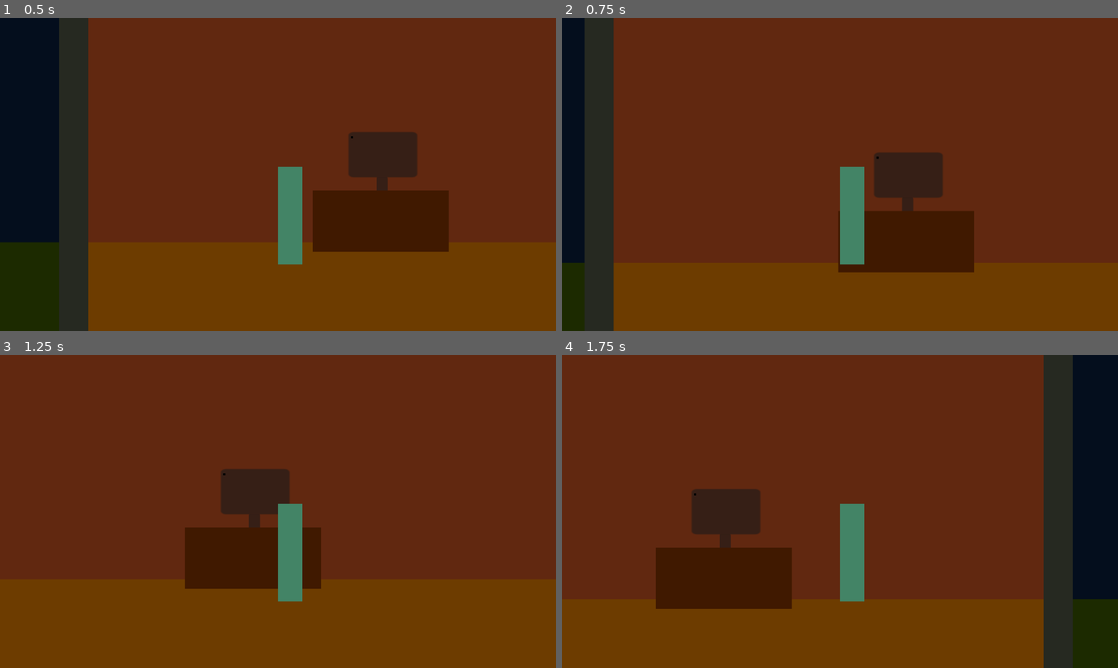
Above: before the commit, frames 1-4 (two rows, left to right).
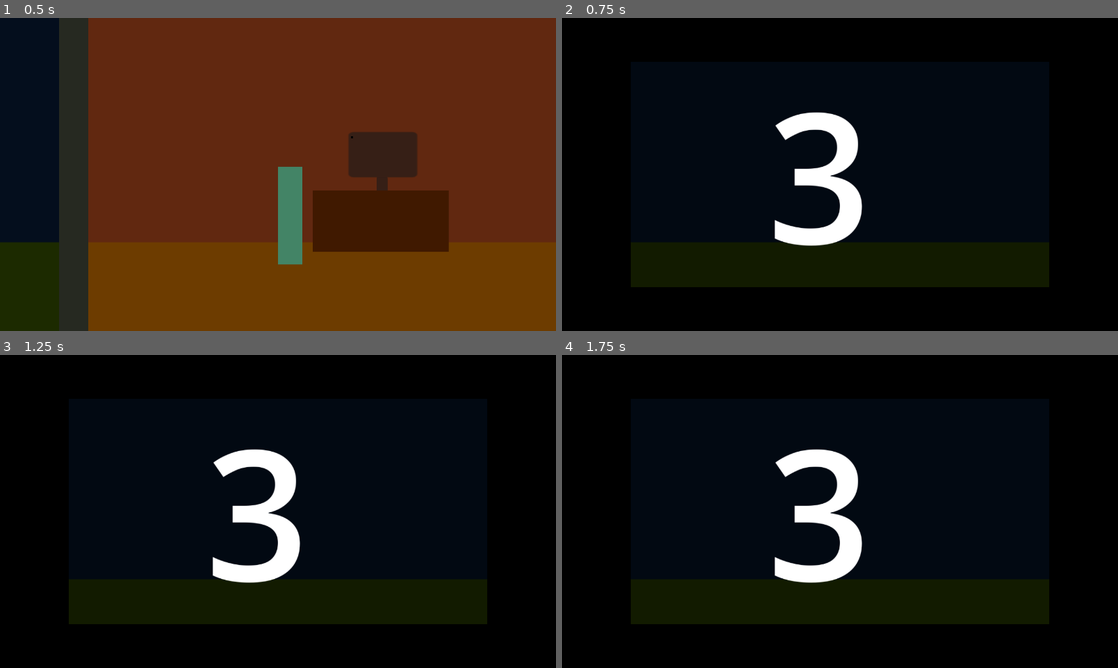
Above: after the commit, the same moments.

Repository: NileKnight1/the-graves
Game: Godot game, scene res://scenes/game.tscn
The game is run twice, just before and just after one commit, with the same random seed, the same clock (stepped at 60 frames per second) and the same inputs. The project has no main scene, so this scene is started directly. Video files are missing from this copy of the repository; at most half a second of black plays in their place.
Inputs (mouse positions are in pixels of both pictures, inside the frame that each line leads up to):
- Up to frame 1 (0.5 s): no input
- Up to frame 2 (0.75 s): tap Enter (ui_accept) at 0.5 s; move the mouse to (962, 158) at 0.52 s; hold D (right) from 0.53 s (still down); tap E (interact) at 0.6 s; click (962, 158) at 0.67 s
- Up to frame 3 (1.25 s): keep holding D (right); tap Enter (ui_accept) at 0.77 s
- Up to frame 4 (1.75 s): keep holding D (right); move the mouse to (728, 527) at 1.27 s; tap E (interact) at 1.35 s; tap Enter (ui_accept) at 1.52 s

Frame 1 is identical in both runs. In frame 2, 100% of the frame differs, in the area x 0-100%, y 0-100%; in frame 3, 100%; in frame 4, 100%.

Commit message:
i added the camera system, 4 cameras watching the two halves of the graves, they're working so gooood

Diff:
--- a/scenes/game.tscn
+++ b/scenes/game.tscn
@@ -1,5 +1,6 @@
 [gd_scene format=3 uid="uid://rvivq0xx8k4y"]
 
+[ext_resource type="Script" uid="uid://chwnt2iey800b" path="res://scripts/game.gd" id="1_lnu2h"]
 [ext_resource type="PackedScene" uid="uid://cfj564wppea61" path="res://scenes/temp_player.tscn" id="1_uwrxv"]
 [ext_resource type="VideoStream" uid="uid://cho7udnr6dowp" path="res://assets/27519-364430915.ogv" id="2_yqjtg"]
 
@@ -20,11 +21,14 @@
 [sub_resource type="StyleBoxFlat" id="StyleBoxFlat_lbhrr"]
 bg_color = Color(0.10980392, 0.16470589, 0, 1)
 
+[sub_resource type="RectangleShape2D" id="RectangleShape2D_lbhrr"]
+size = Vector2(256, 247)
+
 [sub_resource type="StyleBoxFlat" id="StyleBoxFlat_iywne"]
 bg_color = Color(0.1504, 0.16, 0.1312, 1)
 
 [sub_resource type="StyleBoxFlat" id="StyleBoxFlat_u5sy4"]
-bg_color = Color(0, 0, 0, 0.24313726)
+bg_color = Color(0, 0, 0, 0.36078432)
 border_width_left = 5
 border_width_top = 5
 border_width_right = 5
@@ -32,15 +36,18 @@
 border_color = Color(0, 0, 0, 1)
 
 [node name="game" type="Node2D" unique_id=275808026]
-
-[node name="StaticBody2D" type="StaticBody2D" parent="." unique_id=1747960841]
-
-[node name="CollisionShape2D" type="CollisionShape2D" parent="StaticBody2D" unique_id=314312543]
+script = ExtResource("1_lnu2h")
+
+[node name="map behind" type="Node2D" parent="." unique_id=244122935]
+
+[node name="StaticBody2D" type="StaticBody2D" parent="map behind" unique_id=1747960841]
+
+[node name="CollisionShape2D" type="CollisionShape2D" parent="map behind/StaticBody2D" unique_id=314312543]
 shape = SubResource("WorldBoundaryShape2D_uwrxv")
 
-[node name="room" type="Node2D" parent="." unique_id=1162011081]
-
-[node name="Panel7" type="Panel" parent="room" unique_id=1055698226]
+[node name="room" type="Node2D" parent="map behind" unique_id=1162011081]
+
+[node name="Panel7" type="Panel" parent="map behind/room" unique_id=1055698226]
 offset_left = -557.0
 offset_top = -501.0
 offset_right = -517.0
@@ -48,7 +55,7 @@
 scale = Vector2(26.425932, 15.5872555)
 theme_override_styles/panel = SubResource("StyleBoxFlat_uwrxv")
 
-[node name="Panel8" type="Panel" parent="room" unique_id=438262776]
+[node name="Panel8" type="Panel" parent="map behind/room" unique_id=438262776]
 offset_left = -561.0
 offset_top = -38.0
 offset_right = -521.0
@@ -56,23 +63,23 @@
 scale = Vector2(26.526041, 5.0682054)
 theme_override_styles/panel = SubResource("StyleBoxFlat_yqjtg")
 
-[node name="desk" type="Node2D" parent="room" unique_id=107007237]
-
-[node name="Panel" type="Panel" parent="room/desk" unique_id=669034379]
+[node name="desk" type="Node2D" parent="map behind/room" unique_id=107007237]
+
+[node name="Panel" type="Panel" parent="map behind/room/desk" unique_id=669034379]
 offset_left = -101.0
 offset_top = -219.0
 offset_right = -61.0
 offset_bottom = -179.0
 scale = Vector2(2.8258097, 1.8585278)
 
-[node name="Panel3" type="Panel" parent="room/desk" unique_id=1614876504]
+[node name="Panel3" type="Panel" parent="map behind/room/desk" unique_id=1614876504]
 offset_left = -55.0
 offset_top = -145.0
 offset_right = -15.0
 offset_bottom = -110.67136
 scale = Vector2(0.4616159, 1.0579492)
 
-[node name="Panel2" type="Panel" parent="room/desk" unique_id=339906909]
+[node name="Panel2" type="Panel" parent="map behind/room/desk" unique_id=339906909]
 offset_left = -160.0
 offset_top = -123.00002
 offset_right = -120.0
@@ -80,7 +87,7 @@
 scale = Vector2(5.595381, 2.523438)
 theme_override_styles/panel = SubResource("StyleBoxFlat_p57ef")
 
-[node name="VideoStreamPlayer" type="VideoStreamPlayer" parent="room/desk" unique_id=519414229]
+[node name="VideoStreamPlayer" type="VideoStreamPlayer" parent="map behind/room/desk" unique_id=519414229]
 offset_left = -97.0
 offset_top = -212.0
 offset_right = 1823.0
@@ -90,10 +97,10 @@
 autoplay = true
 loop = true
 
-[node name="out_left" type="Node2D" parent="." unique_id=2087284646]
+[node name="out_left" type="Node2D" parent="map behind" unique_id=2087284646]
 position = Vector2(-3296, 0)
 
-[node name="Panel" type="Panel" parent="out_left" unique_id=354868027]
+[node name="Panel" type="Panel" parent="map behind/out_left" unique_id=354868027]
 offset_left = 500.0
 offset_top = -520.0
 offset_right = 558.08636
@@ -101,7 +108,7 @@
 scale = Vector2(38.873165, 8.967383)
 theme_override_styles/panel = SubResource("StyleBoxFlat_lnu2h")
 
-[node name="Panel2" type="Panel" parent="out_left" unique_id=1651635830]
+[node name="Panel2" type="Panel" parent="map behind/out_left" unique_id=1651635830]
 offset_left = 500.0
 offset_top = -38.0
 offset_right = 595.6814
@@ -109,9 +116,9 @@
 scale = Vector2(23.588701, 5.044758)
 theme_override_styles/panel = SubResource("StyleBoxFlat_lbhrr")
 
-[node name="out_right" type="Node2D" parent="." unique_id=1672557119]
-
-[node name="Panel" type="Panel" parent="out_right" unique_id=136629081]
+[node name="out_right" type="Node2D" parent="map behind" unique_id=1672557119]
+
+[node name="Panel" type="Panel" parent="map behind/out_right" unique_id=136629081]
 offset_left = 500.0
 offset_top = -520.0
 offset_right = 558.08636
@@ -119,7 +126,7 @@
 scale = Vector2(38.873165, 8.967383)
 theme_override_styles/panel = SubResource("StyleBoxFlat_lnu2h")
 
-[node name="Panel2" type="Panel" parent="out_right" unique_id=1805033499]
+[node name="Panel2" type="Panel" parent="map behind/out_right" unique_id=1805033499]
 offset_left = 500.0
 offset_top = -38.0
 offset_right = 595.6814
@@ -127,16 +134,24 @@
 scale = Vector2(23.588701, 5.044758)
 theme_override_styles/panel = SubResource("StyleBoxFlat_lbhrr")
 
-[node name="CharacterBody2D" parent="." unique_id=312059141 instance=ExtResource("1_uwrxv")]
+[node name="cams" type="Area2D" parent="map behind" unique_id=149070780]
+
+[node name="CollisionShape2D" type="CollisionShape2D" parent="map behind/cams" unique_id=79845045]
+position = Vector2(-49, -123.5)
+shape = SubResource("RectangleShape2D_lbhrr")
+
+[node name="player" parent="." unique_id=312059141 instance=ExtResource("1_uwrxv")]
 position = Vector2(-217, -41)
 
-[node name="Camera2D" type="Camera2D" parent="CharacterBody2D" unique_id=1735474666]
+[node name="Camera2D" type="Camera2D" parent="player" unique_id=1735474666]
 position = Vector2(0, -110)
 zoom = Vector2(1.4, 1.4)
 
-[node name="pillars" type="Node2D" parent="." unique_id=958760139]
-
-[node name="Panel3" type="Panel" parent="pillars" unique_id=374508602]
+[node name="map above" type="Node2D" parent="." unique_id=491991416]
+
+[node name="pillars" type="Node2D" parent="map above" unique_id=958760139]
+
+[node name="Panel3" type="Panel" parent="map above/pillars" unique_id=374508602]
 offset_left = 1626.0001
 offset_top = -520.0
 offset_right = 1721.6815
@@ -144,7 +159,7 @@
 scale = Vector2(0.50030106, 14.6858015)
 theme_override_styles/panel = SubResource("StyleBoxFlat_iywne")
 
-[node name="Panel6" type="Panel" parent="pillars" unique_id=547559252]
+[node name="Panel6" type="Panel" parent="map above/pillars" unique_id=547559252]
 offset_left = -1700.9999
 offset_top = -520.0
 offset_right = -1605.3185
@@ -152,7 +167,7 @@
 scale = Vector2(0.50030106, 14.6858015)
 theme_override_styles/panel = SubResource("StyleBoxFlat_iywne")
 
-[node name="Panel4" type="Panel" parent="pillars" unique_id=174311165]
+[node name="Panel4" type="Panel" parent="map above/pillars" unique_id=174311165]
 offset_left = 478.00012
 offset_top = -497.0
 offset_right = 573.6815
@@ -160,7 +175,7 @@
 scale = Vector2(0.50030106, 14.6858015)
 theme_override_styles/panel = SubResource("StyleBoxFlat_iywne")
 
-[node name="Panel5" type="Panel" parent="pillars" unique_id=1231218338]
+[node name="Panel5" type="Panel" parent="map above/pillars" unique_id=1231218338]
 offset_left = -577.0
 offset_top = -493.0
 offset_right = -481.3186
@@ -168,58 +183,98 @@
 scale = Vector2(0.50030106, 14.6858015)
 theme_override_styles/panel = SubResource("StyleBoxFlat_iywne")
 
-[node name="cam1" type="Camera2D" parent="." unique_id=1415543043]
-visible = false
+[node name="cams" type="Node2D" parent="map above" unique_id=1532539359]
+visible = false
+
+[node name="cam1" type="Camera2D" parent="map above/cams" unique_id=17834343]
+visible = false
+position = Vector2(-2268, -203)
+scale = Vector2(1.1116455, 1.0247914)
+enabled = false
+zoom = Vector2(0.945, 0.945)
+
+[node name="Panel" type="Panel" parent="map above/cams/cam1" unique_id=1747418563]
+offset_left = -609.0072
+offset_top = -371.783
+offset_right = -568.35046
+offset_bottom = -336.2483
+scale = Vector2(29.958494, 20.92507)
+theme_override_styles/panel = SubResource("StyleBoxFlat_u5sy4")
+
+[node name="cam2" type="Camera2D" parent="map above/cams" unique_id=21652491]
+visible = false
+position = Vector2(-1110, -203)
+scale = Vector2(1.1116455, 1.0247914)
+enabled = false
+zoom = Vector2(0.945, 0.945)
+
+[node name="Panel" type="Panel" parent="map above/cams/cam2" unique_id=1368386600]
+offset_left = -609.0072
+offset_top = -371.783
+offset_right = -568.35046
+offset_bottom = -336.2483
+scale = Vector2(29.958494, 20.92507)
+theme_override_styles/panel = SubResource("StyleBoxFlat_u5sy4")
+
+[node name="cam3" type="Camera2D" parent="map above/cams" unique_id=1415543043]
 position = Vector2(1089, -203)
 scale = Vector2(1.1116455, 1.0247914)
 zoom = Vector2(0.945, 0.945)
 
-[node name="Panel" type="Panel" parent="cam1" unique_id=43199726]
-offset_left = -609.0072
-offset_top = -371.783
-offset_right = -568.35046
-offset_bottom = -336.2483
-scale = Vector2(29.958494, 20.92507)
-theme_override_styles/panel = SubResource("StyleBoxFlat_u5sy4")
-
-[node name="cam2" type="Camera2D" parent="." unique_id=1597009136]
+[node name="Panel" type="Panel" parent="map above/cams/cam3" unique_id=43199726]
+offset_left = -609.0072
+offset_top = -371.783
+offset_right = -568.35046
+offset_bottom = -336.2483
+scale = Vector2(29.958494, 20.92507)
+theme_override_styles/panel = SubResource("StyleBoxFlat_u5sy4")
+
+[node name="cam4" type="Camera2D" parent="map above/cams" unique_id=1597009136]
 visible = false
 position = Vector2(2247, -203)
 scale = Vector2(1.1116455, 1.0247914)
-zoom = Vector2(0.945, 0.945)
-
-[node name="Panel" type="Panel" parent="cam2" unique_id=793704025]
-offset_left = -609.0072
-offset_top = -371.783
-offset_right = -568.35046
-offset_bottom = -336.2483
-scale = Vector2(29.958494, 20.92507)
-theme_override_styles/panel = SubResource("StyleBoxFlat_u5sy4")
-
-[node name="cam3" type="Camera2D" parent="." unique_id=17834343]
-visible = false
-position = Vector2(-2268, -203)
-scale = Vector2(1.1116455, 1.0247914)
-zoom = Vector2(0.945, 0.945)
-
-[node name="Panel" type="Panel" parent="cam3" unique_id=1747418563]
-offset_left = -609.0072
-offset_top = -371.783
-offset_right = -568.35046
-offset_bottom = -336.2483
-scale = Vector2(29.958494, 20.92507)
-theme_override_styles/panel = SubResource("StyleBoxFlat_u5sy4")
-
-[node name="cam4" type="Camera2D" parent="." unique_id=21652491]
-visible = false
-position = Vector2(-1110, -203)
-scale = Vector2(1.1116455, 1.0247914)
-zoom = Vector2(0.945, 0.945)
-
-[node name="Panel" type="Panel" parent="cam4" unique_id=1368386600]
-offset_left = -609.0072
-offset_top = -371.783
-offset_right = -568.35046
-offset_bottom = -336.2483
-scale = Vector2(29.958494, 20.92507)
-theme_override_styles/panel = SubResource("StyleBoxFlat_u5sy4")
+enabled = false
+zoom = Vector2(0.945, 0.945)
+
+[node name="Panel" type="Panel" parent="map above/cams/cam4" unique_id=793704025]
+offset_left = -609.0072
+offset_top = -371.783
+offset_right = -568.35046
+offset_bottom = -336.2483
+scale = Vector2(29.958494, 20.92507)
+theme_override_styles/panel = SubResource("StyleBoxFlat_u5sy4")
+
+[node name="Label" type="Label" parent="." unique_id=1393938292]
+offset_left = -2485.0
+offset_top = -495.0
+offset_right = -2233.0
+offset_bottom = 107.0
+theme_override_font_sizes/font_size = 441
+text = "1"
+
+[node name="Label2" type="Label" parent="." unique_id=1760862942]
+offset_left = -1490.0
+offset_top = -539.0
+offset_right = -1238.0
+offset_bottom = 63.0
+theme_override_font_sizes/font_size = 441
+text = "2"
+
+[node name="Label3" type="Label" parent="." unique_id=1617534776]
+offset_left = 912.0
+offset_top = -506.0
+offset_right = 1164.0
+offset_bottom = 96.0
+theme_override_font_sizes/font_size = 441
+text = "3"
+
+[node name="Label4" type="Label" parent="." unique_id=408451300]
+offset_left = 1936.0
+offset_top = -584.0
+offset_right = 2188.0
+offset_bottom = 18.0
+theme_override_font_sizes/font_size = 441
+text = "4"
+
+[connection signal="body_entered" from="map behind/cams" to="." method="_on_cams_body_entered"]
+[connection signal="body_exited" from="map behind/cams" to="." method="_on_cams_body_exited"]
--- /dev/null
+++ b/scripts/game.gd
@@ -0,0 +1,51 @@
+extends Node2D
+
+
+
+func _ready() -> void:
+	pass # Replace with function body.
+
+func _process(delta: float) -> void:
+	if Input.is_action_just_pressed("interact"):
+		if computer_area:
+			#$"map above/cams/cam1".visible = 1
+			$player/Camera2D.enabled = 0
+			$"map above/cams".visible = 1
+
+
+			computer_opened = 1
+
+	#print(computer_opened)
+	if computer_opened:
+		$"map above/cams".get_child(opened_cam-1).visible = 0
+		$"map above/cams".get_child(opened_cam-1).enabled = 0
+
+		if Input.is_action_just_pressed("left"):
+			print("hi")
+			opened_cam -= 1
+			if opened_cam == 0:
+				opened_cam = 4
+
+		if Input.is_action_just_pressed("right"):
+			print("ih")
+			opened_cam += 1
+			if opened_cam == 5:
+				opened_cam = 1
+
+		$"map above/cams".get_child(opened_cam-1).visible = 1
+		$"map above/cams".get_child(opened_cam-1).enabled = 1
+
+
+
+
+var computer_area = 0
+var computer_opened = 0
+var opened_cam = 3
+
+
+func _on_cams_body_entered(body: Node2D) -> void:
+	if body == $player:
+		computer_area = 1
+func _on_cams_body_exited(body: Node2D) -> void:
+	if body == $player:
+		computer_area = 0
Binary file added: assets/Signika-Bold.ttf
Not shown, added: assets/Signika-Bold.ttf.import
Not shown, added: scripts/game.gd.uid
